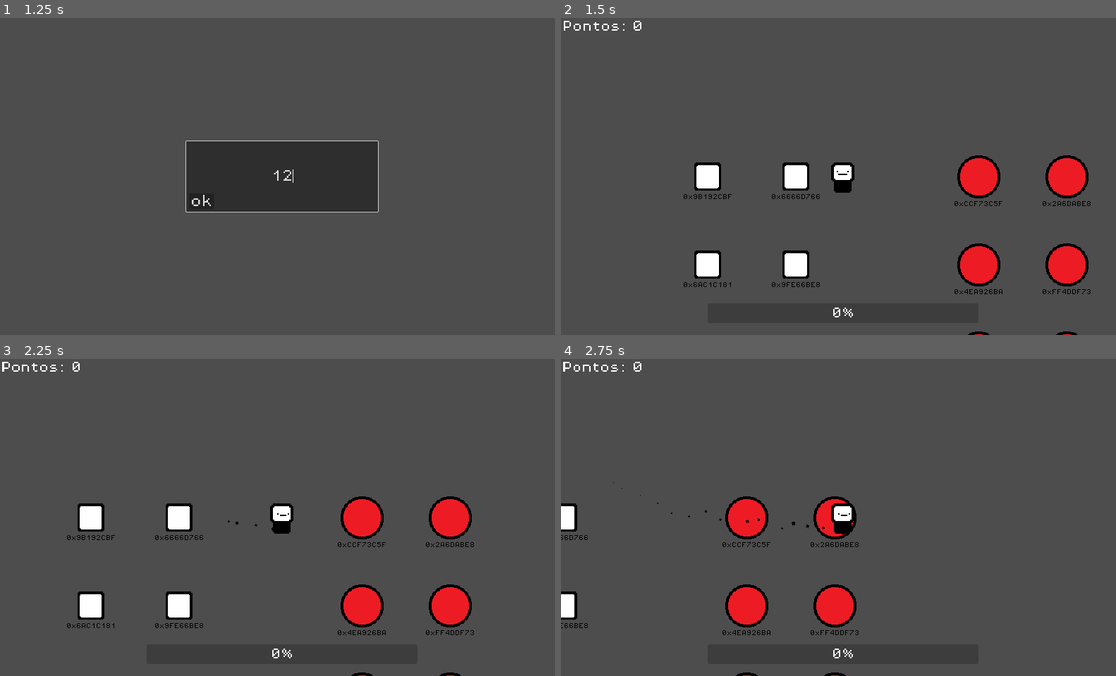
Above: before the commit, frames 1-4 (two rows, left to right).
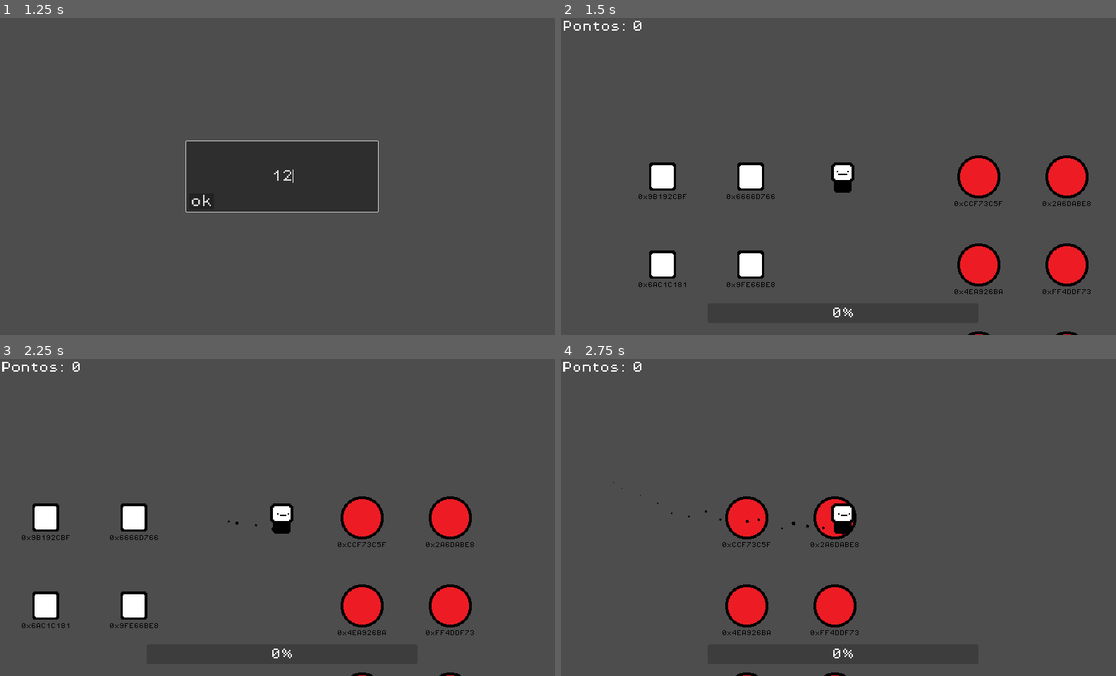
Above: after the commit, the same moments.

Repository: hugobiella/bit-memory
Game: Godot game, scene res://scenes/game.tscn
The game is run twice, just before and just after one commit, with the same random seed, the same clock (stepped at 60 frames per second) and the same inputs.
Inputs (mouse positions are in pixels of both pictures, inside the frame that each line leads up to):
- Up to frame 1 (1.25 s): click (283, 176) at 0.52 s; type "12" at 0.6 s
- Up to frame 2 (1.5 s): click "ok" at 1.25 s
- Up to frame 3 (2.25 s): tap Enter at 2 s; hold D (move_right) from 2.03 s (still down); hold E (interact) from 2.03 s (still down)
- Up to frame 4 (2.75 s): keep holding D (move_right); keep holding E (interact)

Frame 1 is identical in both runs. In frame 2, 3.7% of the frame differs, in the area x 13-47%, y 45-85%; in frame 3, 3.7%; in frame 4, 0.6%.

Commit message:
progress bar updates!

Diff:
--- a/new-game-project/scenes/game.tscn
+++ b/new-game-project/scenes/game.tscn
@@ -32,10 +32,11 @@
 offset_bottom = 416.0
 theme_override_fonts/font = ExtResource("6_3ty46")
 theme_override_font_sizes/font_size = 32
+step = 1.0
 script = ExtResource("7_uax86")
 
 [node name="PackageGenerator3" parent="." instance=ExtResource("3_xmbt7")]
-position = Vector2(-192, 0)
+position = Vector2(-256, 0)
 
 [node name="ScoreGenerator" parent="." instance=ExtResource("4_00sjm")]
 position = Vector2(192, 0)
--- a/new-game-project/scripts/interaction_area.gd
+++ b/new-game-project/scripts/interaction_area.gd
@@ -1,7 +1,7 @@
 extends Area2D
 class_name InteractionArea
 
-@export var action_name: String = "interect"
+@export var action_name: String = "interact"
 
 var interact: Callable = func():
 	pass
--- a/new-game-project/scripts/package_generator.gd
+++ b/new-game-project/scripts/package_generator.gd
@@ -16,7 +16,6 @@
 func generate_package_grid():
 	var count = packages_generated.size()
 	var rows = ceil(float(Globals.amount_to_generate) / float(grid_columns))
-
 	for row in range(rows):
 		for column in range(grid_columns):
 			if count >= Globals.amount_to_generate:
--- a/new-game-project/scripts/progress_bar.gd
+++ b/new-game-project/scripts/progress_bar.gd
@@ -1,7 +1,5 @@
 extends ProgressBar
 
-func _ready():
-	pass
-
 func _process(delta):
+	max_value = Globals.amount_to_generate
 	value = Globals.score
--- a/new-game-project/scripts/score_generator.gd
+++ b/new-game-project/scripts/score_generator.gd
@@ -16,7 +16,6 @@
 func generate_score_grid():
 	var count = score_generated.size()
 	var rows = ceil(float(Globals.amount_to_generate) / float(grid_columns))
-
 	for row in range(rows):
 		for column in range(grid_columns):
 			if count >= Globals.amount_to_generate:
